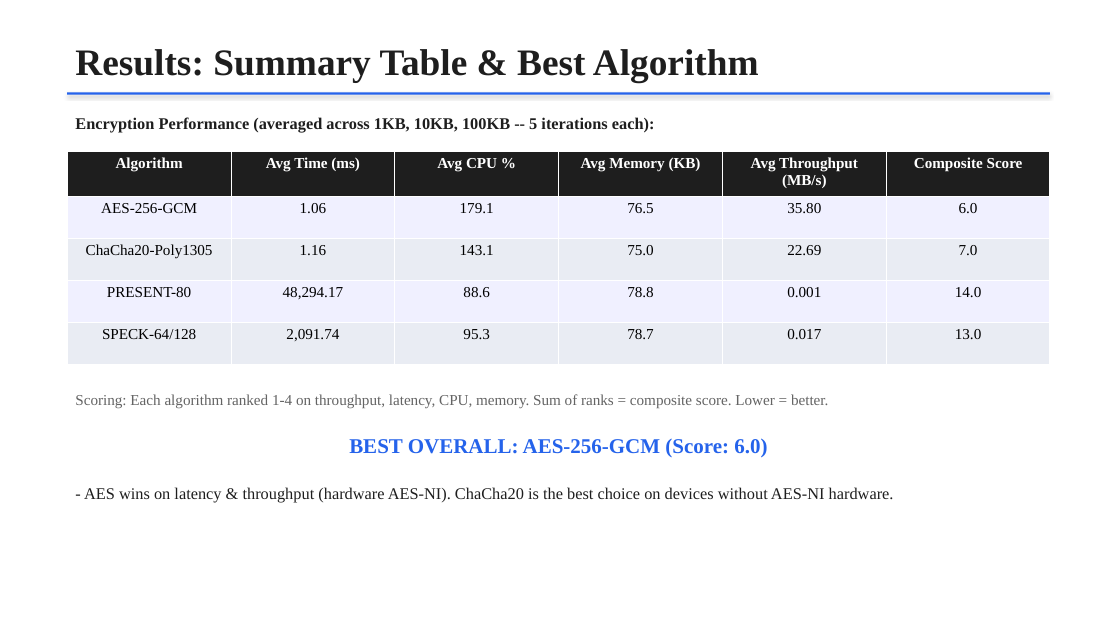
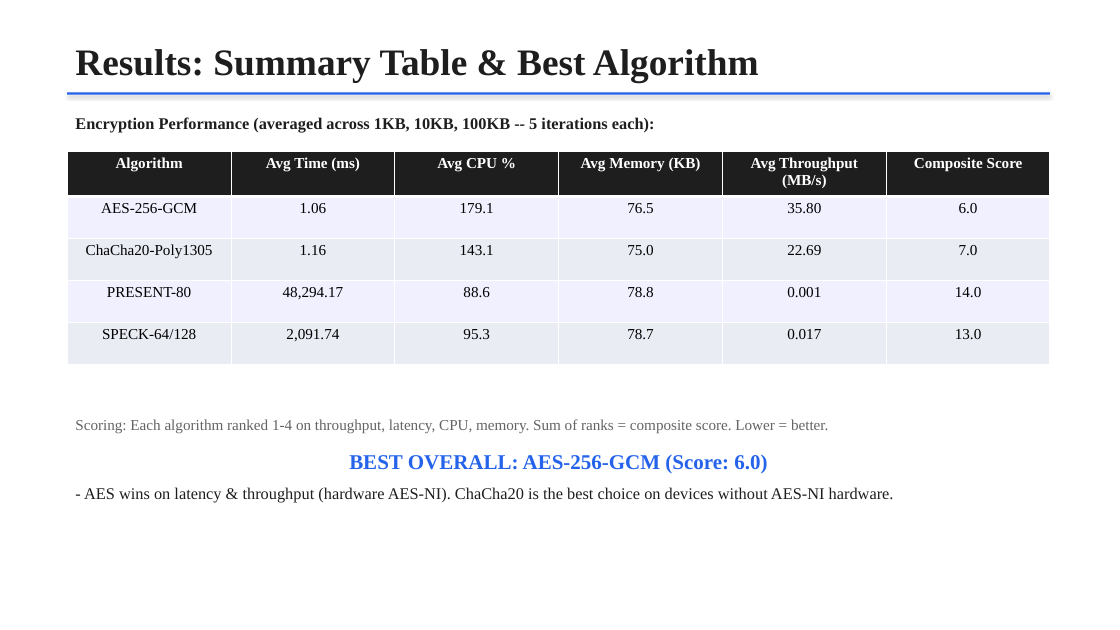
Before and after one commit to Krish6115/Distributed_Systems, a slide deck: slide 15 of Encryption_Edge_Devices_Presentation.pptx (slide 14 before the commit). Drawn at 1120x630 pixels with LibreOffice and Linux fonts; fonts in the diff are those of the drawing. Boxes give left, top, right and bottom in pixels: in the first picture for what was removed or moved away, otherwise in the second. Text is boxed around its words. In the diff, an @@ line names an element or a change of style, - is before the commit and + after.

```diff
--- a/Encryption_Edge_Devices_Presentation.pptx
+++ b/Encryption_Edge_Devices_Presentation.pptx
@@ text "Scoring: Each algorithm ranked 1-4 ...": place and size @@
-text "Scoring: Each algorithm ranked 1-4 ..." at (75,394,828,408)
+text "Scoring: Each algorithm ranked 1-4 ..." at (75,419,828,433)
@@ text "BEST OVERALL: AES-256-GCM (Score: 6.0)": place and size @@
-text "BEST OVERALL: AES-256-GCM (Score: 6.0)" at (349,438,767,457)
+text "BEST OVERALL: AES-256-GCM (Score: 6.0)" at (349,454,767,473)
```
Also in this commit, not shown: 8 other slides changed, 1 slide removed, 1 other file.
